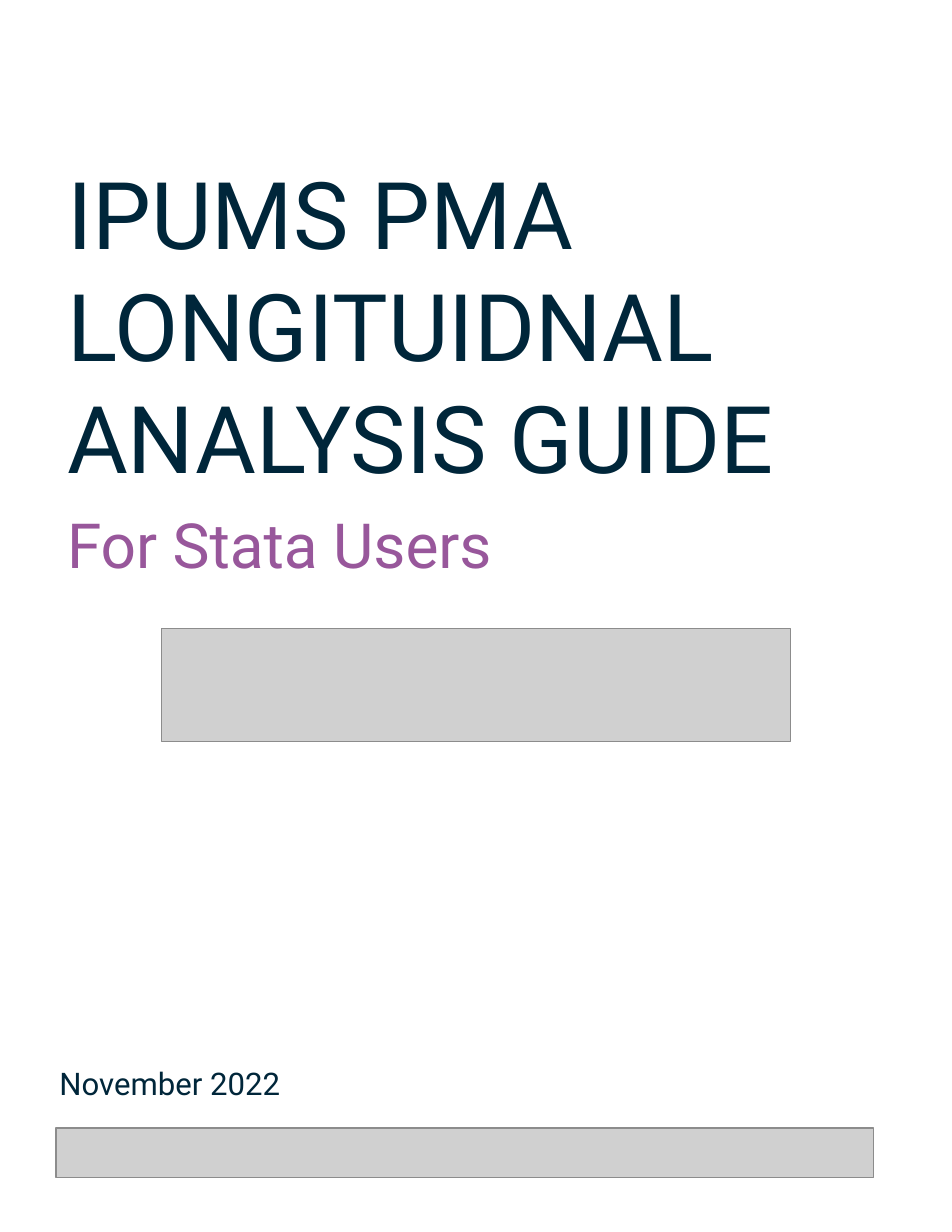
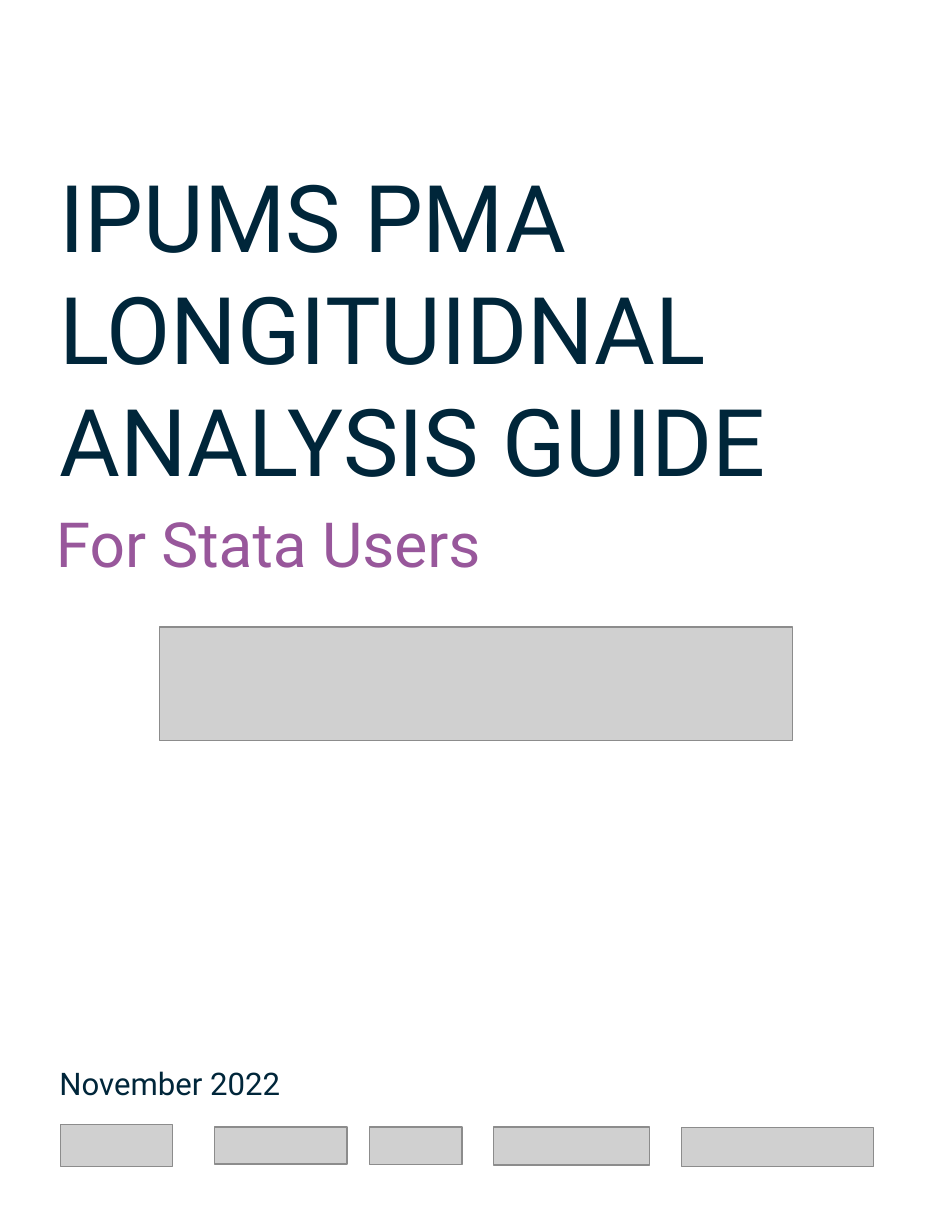
Before and after one commit to IPUMS-Global-Health/IPUMS-PMA-Longitudinal-Guide, a slide deck: slide 2 of images/covers.pptx. Drawn at 952x1232 pixels with LibreOffice and Linux fonts; fonts in the diff are those of the drawing; grey boxes stand for pictures. Boxes give left, top, right and bottom in pixels: in the first picture for what was removed or moved away, otherwise in the second. Text is boxed around its words. In the diff, an @@ line names an element or a change of style, - is before the commit and + after.

```diff
--- a/images/covers.pptx
+++ b/images/covers.pptx
@@ text "IPUMS PMA LONGITUIDNAL ANALYSIS GUIDE": place and size @@
-text "IPUMS PMA LONGITUIDNAL ANALYSIS GUIDE" at <box>67,181,774,474</box>
+text "IPUMS PMA LONGITUIDNAL ANALYSIS GUIDE" at <box>59,184,766,477</box>
@@ text "For Stata Users": place and size @@
-text "For Stata Users" at <box>67,523,491,569</box>
+text "For Stata Users" at <box>56,522,480,568</box>
@@ picture added at <box>60,1124,172,1166</box> @@
@@ picture added at <box>215,1127,347,1164</box> @@
@@ picture: place and size @@
-picture at <box>56,1128,874,1177</box>
+picture at <box>370,1127,463,1165</box>
@@ picture added at <box>494,1127,650,1165</box> @@
@@ picture added at <box>682,1128,874,1166</box> @@
```
Also in this commit, not shown: 1 other slide changed, 15 other files.
